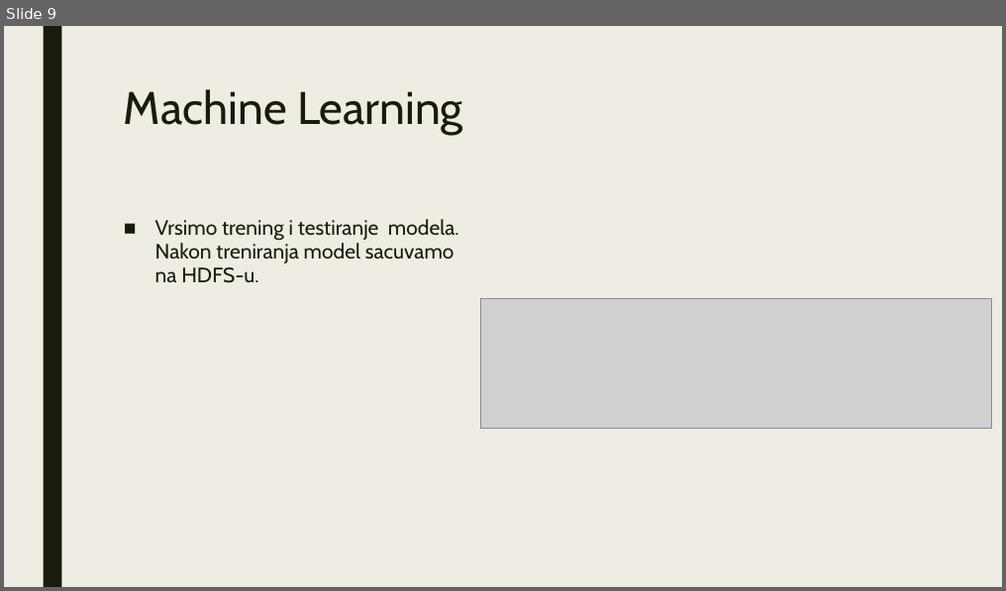
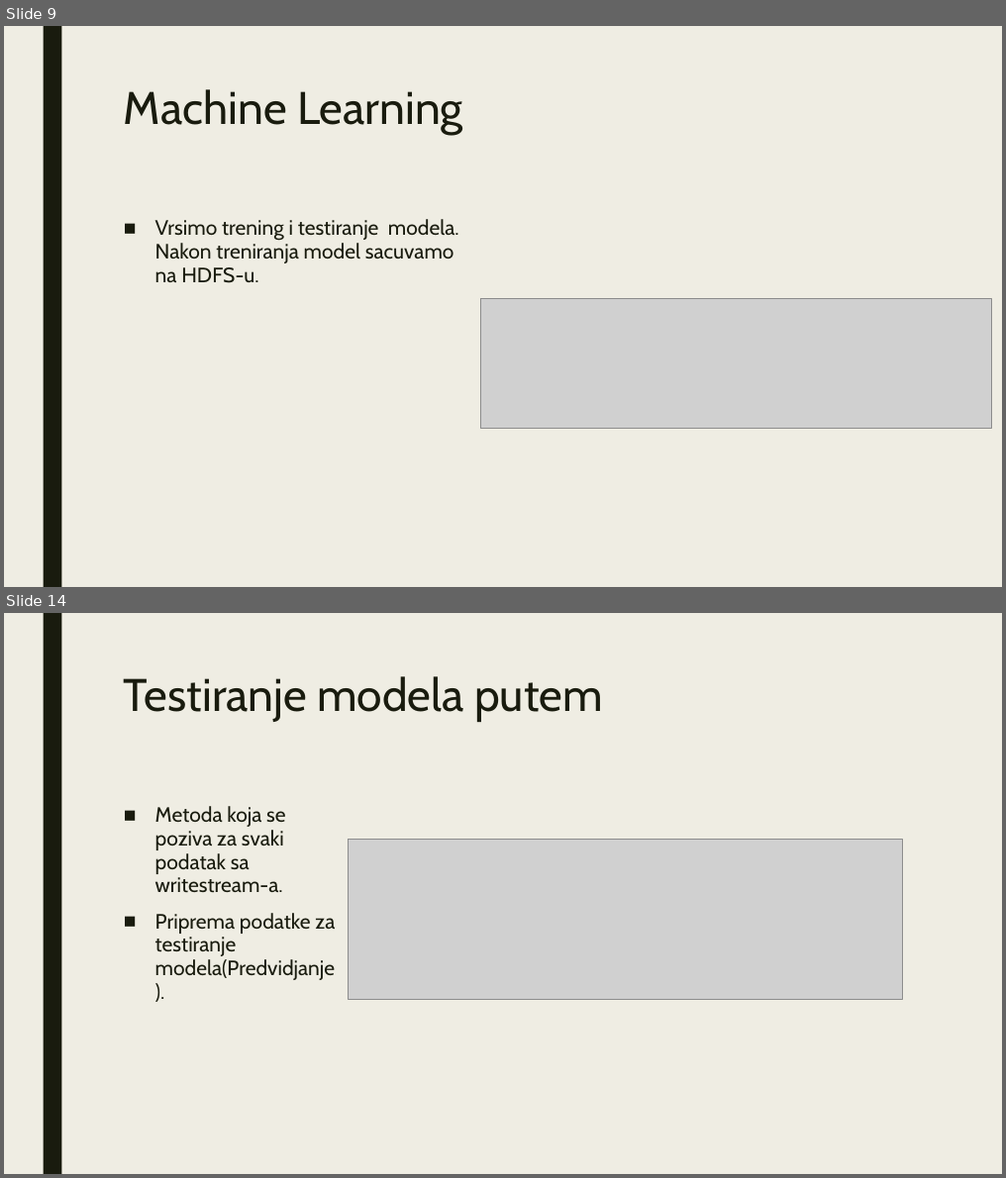
Before and after one commit to AlekCen94/BigData-Project-3, a slide deck: Big Data.pptx. Shown one above the other, each under a label of ours: slide 9 before the commit, slides 9 and 14 after it; the slides between them are not shown. The pictures are 1006x591 and 1006x1178 pixels, drawn with LibreOffice and Linux fonts; fonts in the diff are those of the drawing; grey boxes stand for pictures. Boxes give left, top, right and bottom in pixels: in the first picture for what was removed or moved away, otherwise in the second. Text is boxed around its words. In the diff, an @@ line names an element or a change of style, - is before the commit and + after.

```diff
--- a/Big Data.pptx
+++ b/Big Data.pptx
@@ slide 14 added at [4,613,1002,1174], background #EFEDE3; not listed: 1 template element that a slide beside it also shows @@
@@ title added at [124,676,602,722], 44 pt, text #191B0E @@
+Testiranje modela putem
@@ text added at [155,806,335,980], 20 pt, text #191B0E @@
+■ Metoda koja se poziva za svaki podatak sa writestream-a.
+■ Priprema podatke za testiranje modela(Predvidjanje).
@@ picture added at [348,840,902,999] @@
```
Also in this commit, not shown: 4 slides changed, 4 other slides added.
